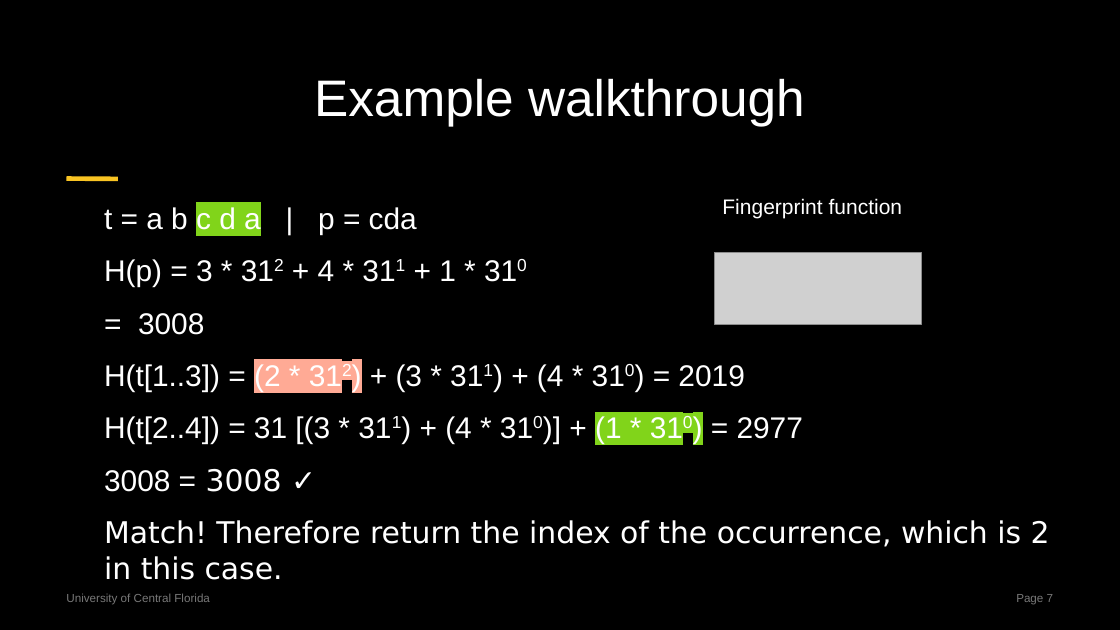
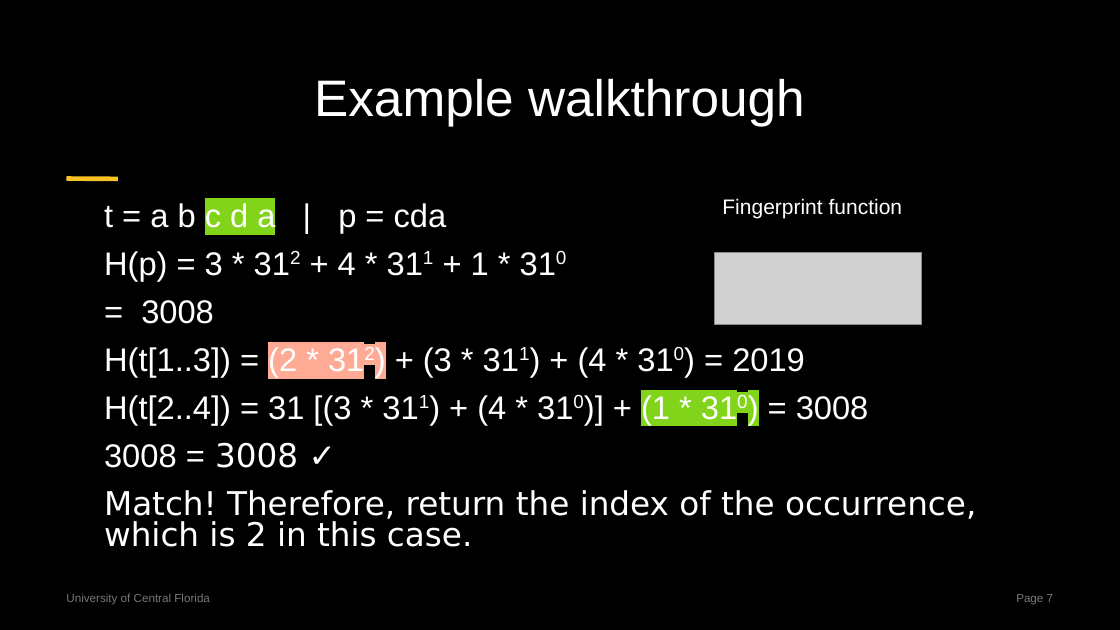
Before and after one commit to centuryhopper/Fall2022CourseContents, a slide deck: slide 7 of CAP6515/paper_presentation_files/rabin-karp-presentation.pptx. Drawn at 1120x630 pixels with LibreOffice and Linux fonts; fonts in the diff are those of the drawing; grey boxes stand for pictures. Boxes give left, top, right and bottom in pixels: in the first picture for what was removed or moved away, otherwise in the second. Text is boxed around its words. In the diff, an @@ line names an element or a change of style, - is before the commit and + after.

```diff
--- a/CAP6515/paper_presentation_files/rabin-karp-presentation.pptx
+++ b/CAP6515/paper_presentation_files/rabin-karp-presentation.pptx
@@ text at [104, 203, 805, 468]: size 25.6 to 28 pt in "t = a b c d a ...", "H(p) = 3 * 312 + 4 ...", "= 3008", "H(t[1..3]) = (2 * 312) + (3 ..." and 1 more places; line spacing 1 to 0.8 @@
@@ text at [104, 395, 869, 425]: text changed; size 25.6 to 28 pt @@
-H(t[2..4]) = 31 [(3 * 311) + (4 * 310)] + (1 * 310) = 2977
+H(t[2..4]) = 31 [(3 * 311) + (4 * 310)] + (1 * 310) = 3008
@@ text at [104, 490, 976, 547]: text changed; size 25.6 to 28 pt @@
-Match! Therefore return the index of the occurrence, which is 2 in this case.
+Match! Therefore, return the index of the occurrence, which is 2 in this case.
```
Also in this commit, not shown: 8 other slides changed, 2 slides added, 6 slides removed, 2 other files.
